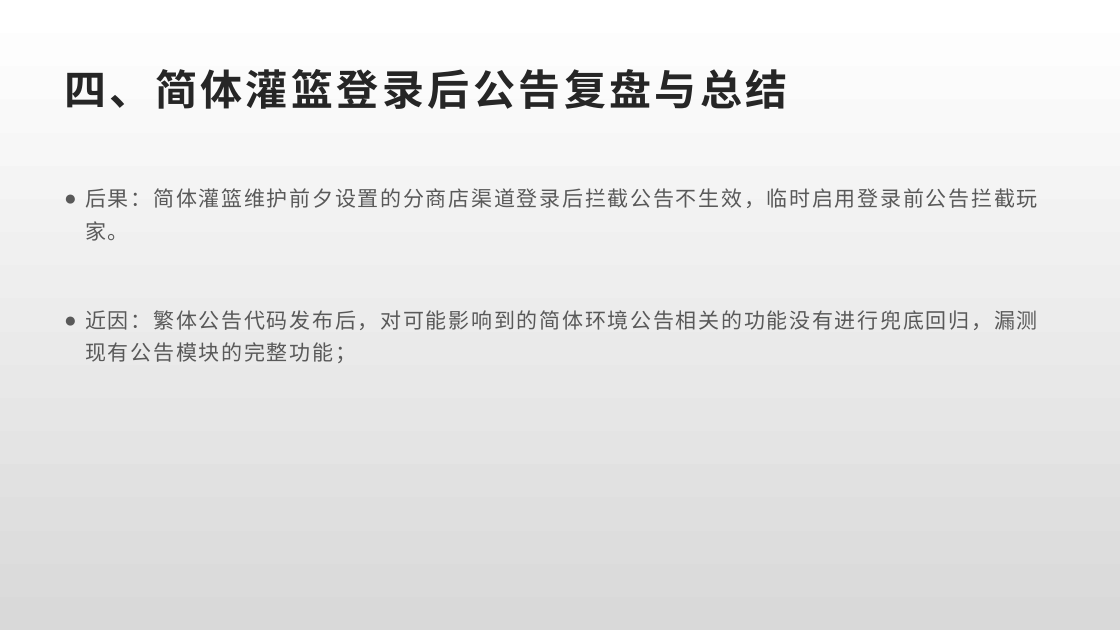
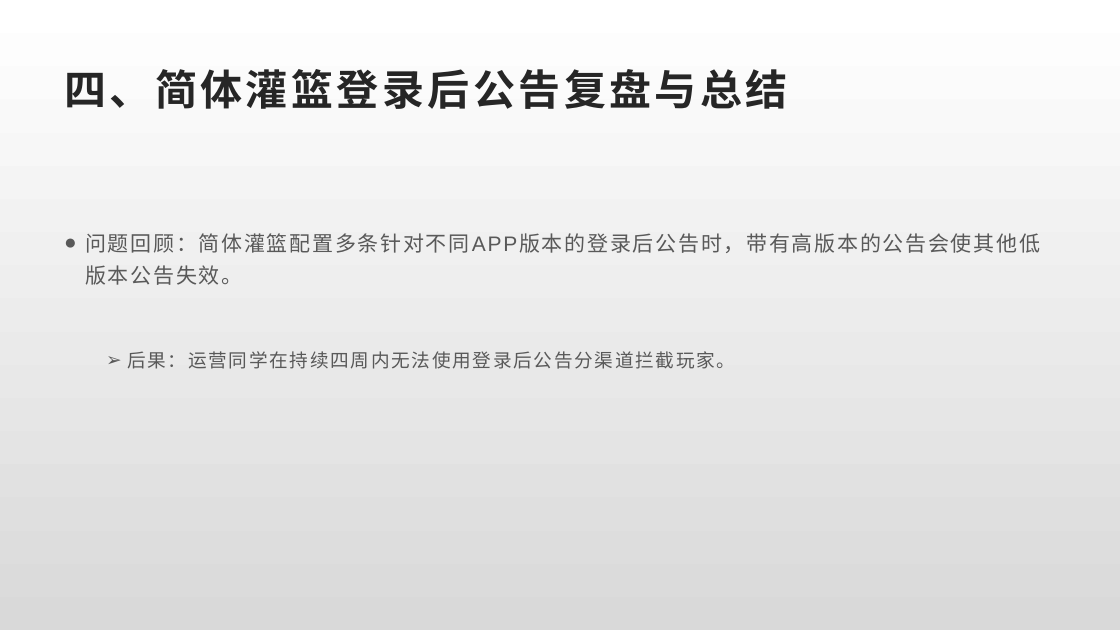
Before and after one commit to Rexixe1993/JavaScriptLesson, a slide deck: slide 14 of 全球版灌篮OBT复盘总结.pptx. Drawn at 1120x630 pixels with LibreOffice and Linux fonts; fonts in the diff are those of the drawing. Boxes give left, top, right and bottom in pixels: in the first picture for what was removed or moved away, otherwise in the second. Text is boxed around its words. In the diff, an @@ line names an element or a change of style, - is before the commit and + after.

```diff
--- a/全球版灌篮OBT复盘总结.pptx
+++ b/全球版灌篮OBT复盘总结.pptx
@@ text at bbox=[85, 233, 1040, 369]: text changed @@
-● 后果：简体灌篮维护前夕设置的分商店渠道登录后拦截公告不生效，临时启用登录前公告拦截玩家。
-● 近因：繁体公告代码发布后，对可能影响到的简体环境公告相关的功能没有进行兜底回归，漏测现有公告模块的完整功能；
+● 问题回顾：简体灌篮配置多条针对不同APP版本的登录后公告时，带有高版本的公告会使其他低版本公告失效。
+  ➢ 后果：运营同学在持续四周内无法使用登录后公告分渠道拦截玩家。
```
Also in this commit, not shown: 1 other slide changed, 3 slides added, 2 slides removed.
